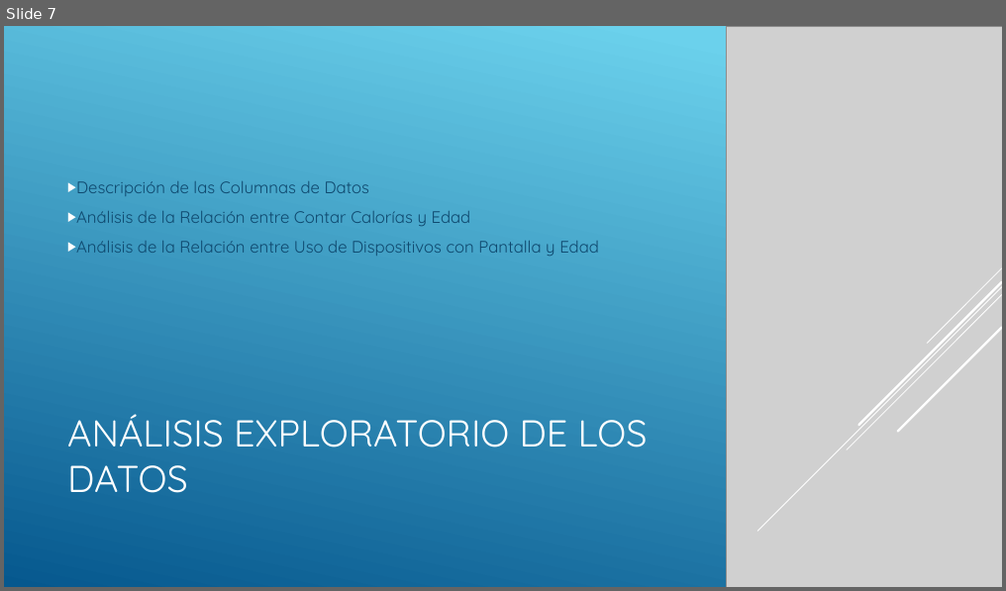
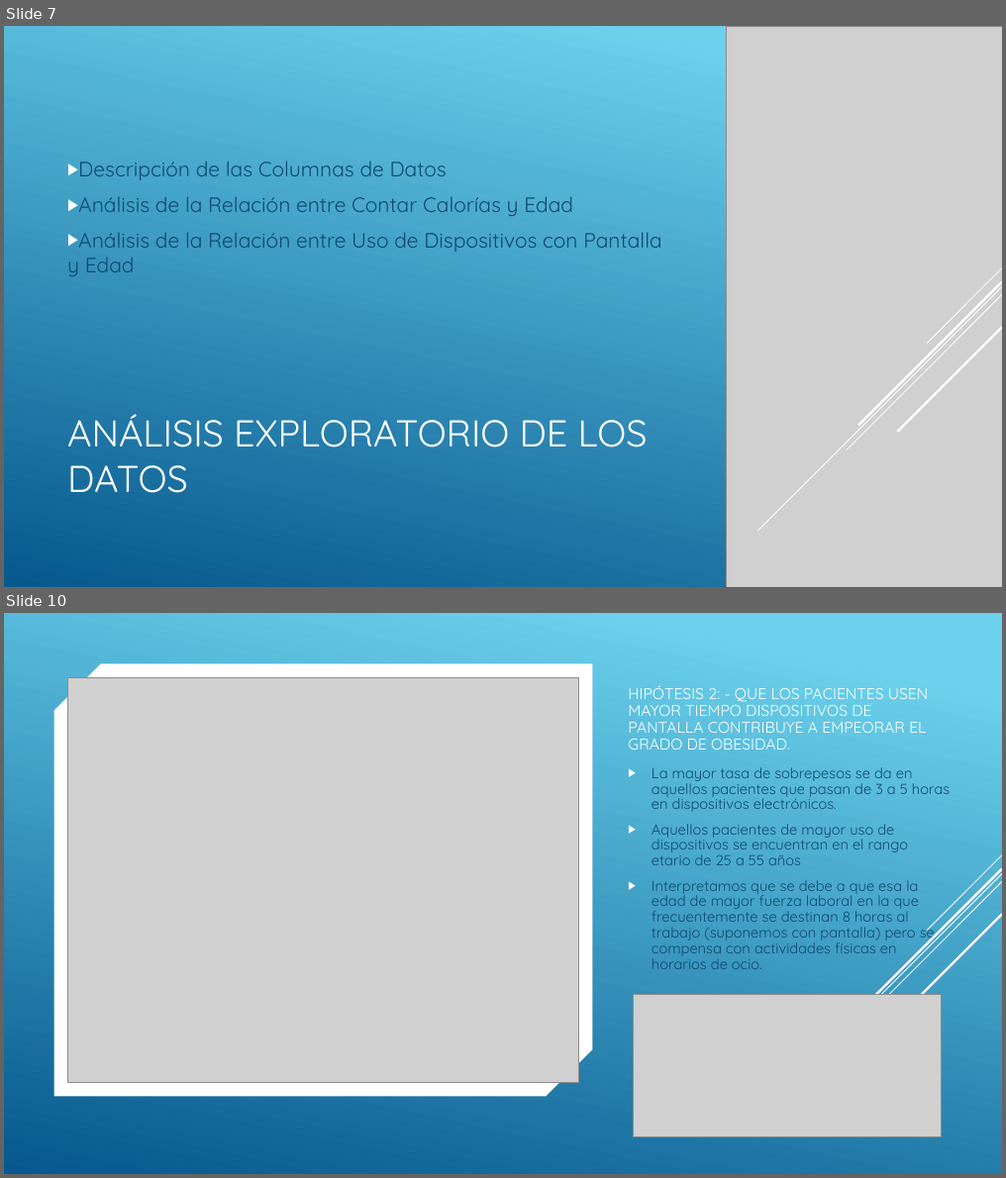
Before and after one commit to dani3836/Data-Science, a slide deck: Pre-entrega.pptx. Shown one above the other, each under a label of ours: slide 7 before the commit, slides 7 and 10 after it; the slides between them are not shown. The pictures are 1006x591 and 1006x1178 pixels, drawn with LibreOffice and Linux fonts; fonts in the diff are those of the drawing; grey boxes stand for pictures. Boxes give left, top, right and bottom in pixels: in the first picture for what was removed or moved away, otherwise in the second. Text is boxed around its words. In the diff, an @@ line names an element or a change of style, - is before the commit and + after.

```diff
--- a/Pre-entrega.pptx
+++ b/Pre-entrega.pptx
@@ slide 10 added at bbox=[4, 613, 1002, 1174], background gradient #6ED2EB to #06588E @@
@@ snip diag rect added at bbox=[54, 663, 592, 1096], fill #FFFFFF @@
@@ picture added at bbox=[67, 677, 579, 1083] @@
@@ title added at bbox=[628, 685, 928, 750], 15 pt, text #FFFFFF @@
+HIPÓTESIS 2: - QUE LOS PACIENTES USEN MAYOR TIEMPO DISPOSITIVOS DE PANTALLA CONTRIBUYE A EMPEORAR EL GRADO DE OBESIDAD.
@@ text added at bbox=[651, 767, 949, 969], 14 pt, text #0F496F @@
+▶ La mayor tasa de sobrepesos se da en aquellos pacientes que pasan de 3 a 5 horas en dispositivos electrónicos.
+▶ Aquellos pacientes de mayor uso de dispositivos se encuentran en el rango etario de 25 a 55 años
+▶ Interpretamos que se debe a que esa la edad de mayor fuerza laboral en la que frecuentemente se destinan 8 horas al trabajo (suponemos con pantalla) pero se compensa con actividades físicas en horarios de ocio.
@@ group added at bbox=[757, 856, 1002, 1118]: 5 lines @@
@@ picture added at bbox=[634, 995, 942, 1138] @@
@@ slide 7 changed as well @@
@@ text "Descripción de las Columnas de ..." at bbox=[67, 161, 661, 276]: size 16 to 20 pt @@
```
Also in this commit, not shown: 5 other slides changed, 4 other slides added, 1 slide removed.
